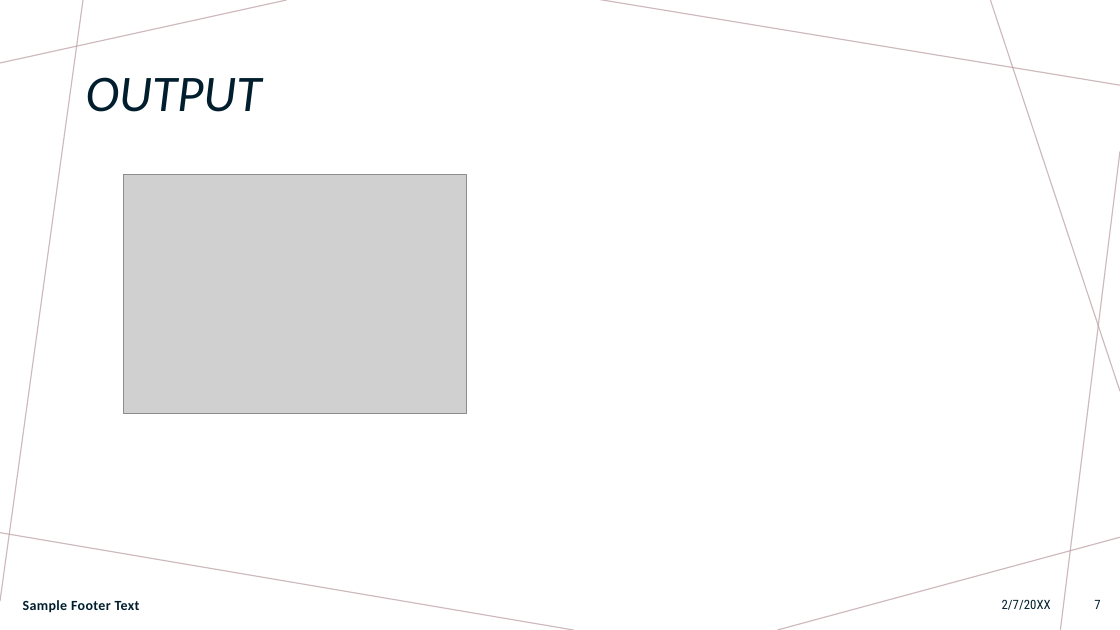
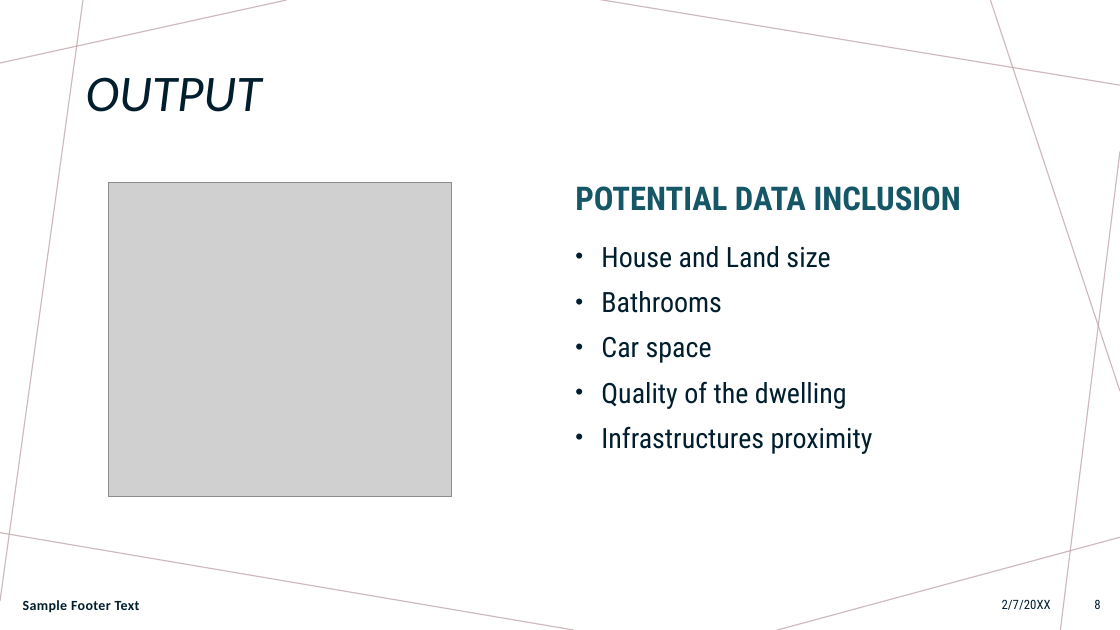
Before and after one commit to Anguyensfg/project-4, a slide deck: slide 8 of Project 4.pptx (slide 7 before the commit). Drawn at 1120x630 pixels with LibreOffice and Linux fonts; fonts in the diff are those of the drawing; grey boxes stand for pictures. Boxes give left, top, right and bottom in pixels: in the first picture for what was removed or moved away, otherwise in the second. Text is boxed around its words. In the diff, an @@ line names an element or a change of style, - is before the commit and + after.

```diff
--- a/Project 4.pptx
+++ b/Project 4.pptx
@@ picture: place and size @@
-picture at (124, 175, 467, 414)
+picture at (108, 182, 452, 497)
@@ text added at (575, 186, 961, 211), 28 pt, text #155767, bold @@
+POTENTIAL DATA INCLUSION
@@ text added at (601, 246, 873, 454), 24 pt, text #001E2E @@
+• House and Land size
+• Bathrooms
+• Car space
+• Quality of the dwelling
+• Infrastructures proximity
@@ page number at (1094, 599, 1100, 609): text changed @@
-7
+8
```
Also in this commit, not shown: 2 other slides changed, 1 slide added.
